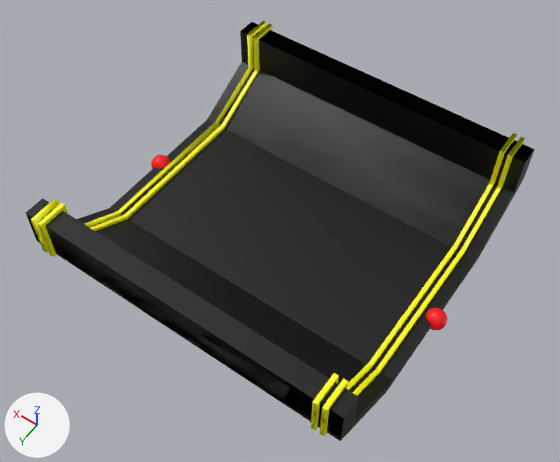
One commit to the glTF model assets/mace_elements/inherited_elements/trail/trail.glb: the scene before it, then after it.
Rendered twice from a camera (50 mm lens) standing at (-6.46, 9.37, 14.64) and looking at (-0.06, 0.4, 0.54). Every picture has the same lights, and +X, +Y and +Z are marked at lower left. Where no turn or scale is listed for an object, it has been applied to the vertices. Vertices at the same position are counted once.

Objects in the first picture: 'Delimiter1', 'Delimiter2', 'Delimiter3', 'Delimiter4', 'EndMarker', 'Fork', 'StartMarker'.
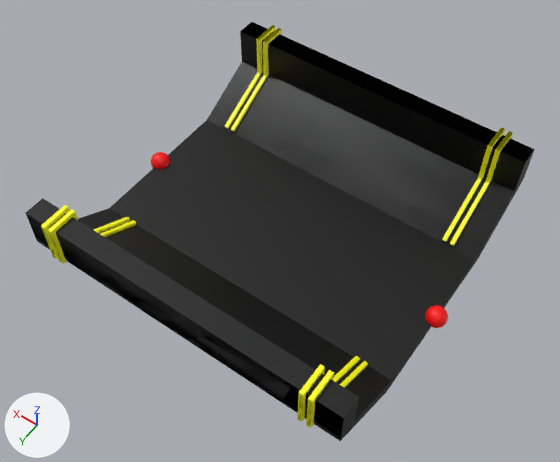
Commit message: made even plane of following trails

The change, as a list of edits to the scene's bpy script:
```text
Change me_plane_002:
    where me_plane_002.from_pydata(...)  # 38 vertices, 54 faces; spans x -0.05..0.05, y -4.1..4.1, z -1.2..1.1
    used by ob_delimiter1; location = (3.45, 0.0, 0.9)
    verts and faces of me_plane_002; kept vertices keep their numbers, new ones are numbered from 38
    before: 1 (0.05, -1.9, -0.8) at pixel (221, 124), 2 (0.05, -2.1, -1.2), 3 (0.05, 2.1, -1.2), 4 (0.05, 1.9, -0.8) at pixel (123, 214), 6 (0.05, -2.1, -1.2)
    before: 17 (0.05, 1.9, -0.8) at pixel (123, 214), 19 (-0.05, -1.9, -0.8) at pixel (224, 126), 20 (-0.05, -2.1, -1.2), 21 (-0.05, 2.1, -1.2), 22 (-0.05, 1.9, -0.8) at pixel (127, 216)
    before: 23 (-0.05, 2.1, -1.2), 25 (-0.05, -2.1, -1.2), 37 (-0.05, 1.9, -0.8) at pixel (127, 216)
    me_plane_002 part 1
    add delete_faces([(1, 19, 4), (4, 19, 22), (2, 3, 21), (2, 21, 20), (23, 37, 25), (19, 25, 37)])
    add delete_faces([(3, 17, 6), (1, 6, 17)])
    add faces += [(3, 21, 4), (4, 21, 22), (1, 2, 19), (2, 20, 19)]
Add me_plane_008:
    me_plane_008.from_pydata(...)  # 38 vertices, 50 faces; spans x -0.05..0.05, y -4.1..4.1, z -1.2..1.1
    me_plane_008.materials.append(mat_yellow)  # yellow #ffff00
Change ob_endmarker:
    ob_endmarker.location: (4.0, 0.0, -0.1) -> (4.0, 0.0, 0.0)
Change ob_startmarker:
    ob_startmarker.location: (-4.0, 0.0, -0.1) -> (-4.0, 0.0, 0.0)
Change ob_delimiter1:
    ob_delimiter1.location: (3.45, 0.0, 0.9) -> (3.35, 0.0, 0.9)
Remove ob_delimiter2:
    ob_delimiter2 = bpy.data.objects.new('Delimiter2', me_plane_003)
    ob_delimiter2.location = (3.65, 0.0, 0.9)
Remove ob_delimiter3:
    ob_delimiter3 = bpy.data.objects.new('Delimiter3', me_plane_004)
    ob_delimiter3.location = (-3.65, 0.0, 0.9)
Remove ob_delimiter4:
    ob_delimiter4 = bpy.data.objects.new('Delimiter4', me_plane_005)
    ob_delimiter4.location = (-3.45, 0.0, 0.9)
Add ob_delimiter1_003:
    ob_delimiter1_003 = bpy.data.objects.new('Delimiter1.003', me_plane_008)
    ob_delimiter1_003.location = (-3.35, 0.0, 0.9)
Add ob_delimiter1_002:
    ob_delimiter1_002 = bpy.data.objects.new('Delimiter1.002', me_plane_008.copy())
    ob_delimiter1_002.location = (-3.15, 0.0, 0.9)
Add ob_delimiter1_001:
    ob_delimiter1_001 = bpy.data.objects.new('Delimiter1.001', me_plane_008.copy())
    ob_delimiter1_001.location = (3.15, 0.0, 0.9)
```

Boxes (x1, y1, x2, y2) around the edits, measured in the pictures (560 x 462 px):
'Delimiter1', reshaped, moved
    before: (37, 24, 273, 257)
    after: (41, 25, 276, 259)
'Delimiter3', deleted (yellow)
    before: (319, 136, 525, 436)
'Delimiter4', deleted (yellow)
    before: (311, 133, 517, 430)
'Delimiter2', deleted (yellow)
    before: (31, 21, 266, 253)
'Delimiter1.002', added (yellow)
    after: (297, 127, 505, 422)
'Delimiter1.003', added (yellow)
    after: (306, 131, 513, 428)
'Delimiter1.001', added (yellow)
    after: (48, 28, 282, 263)
'StartMarker', moved
    before: (426, 308, 447, 330)
    after: (425, 305, 448, 328)
'EndMarker', moved
    before: (151, 155, 169, 169)
    after: (151, 152, 170, 169)
part 1 of me_plane_002, cut back (yellow)
    before: (124, 125, 225, 220)
